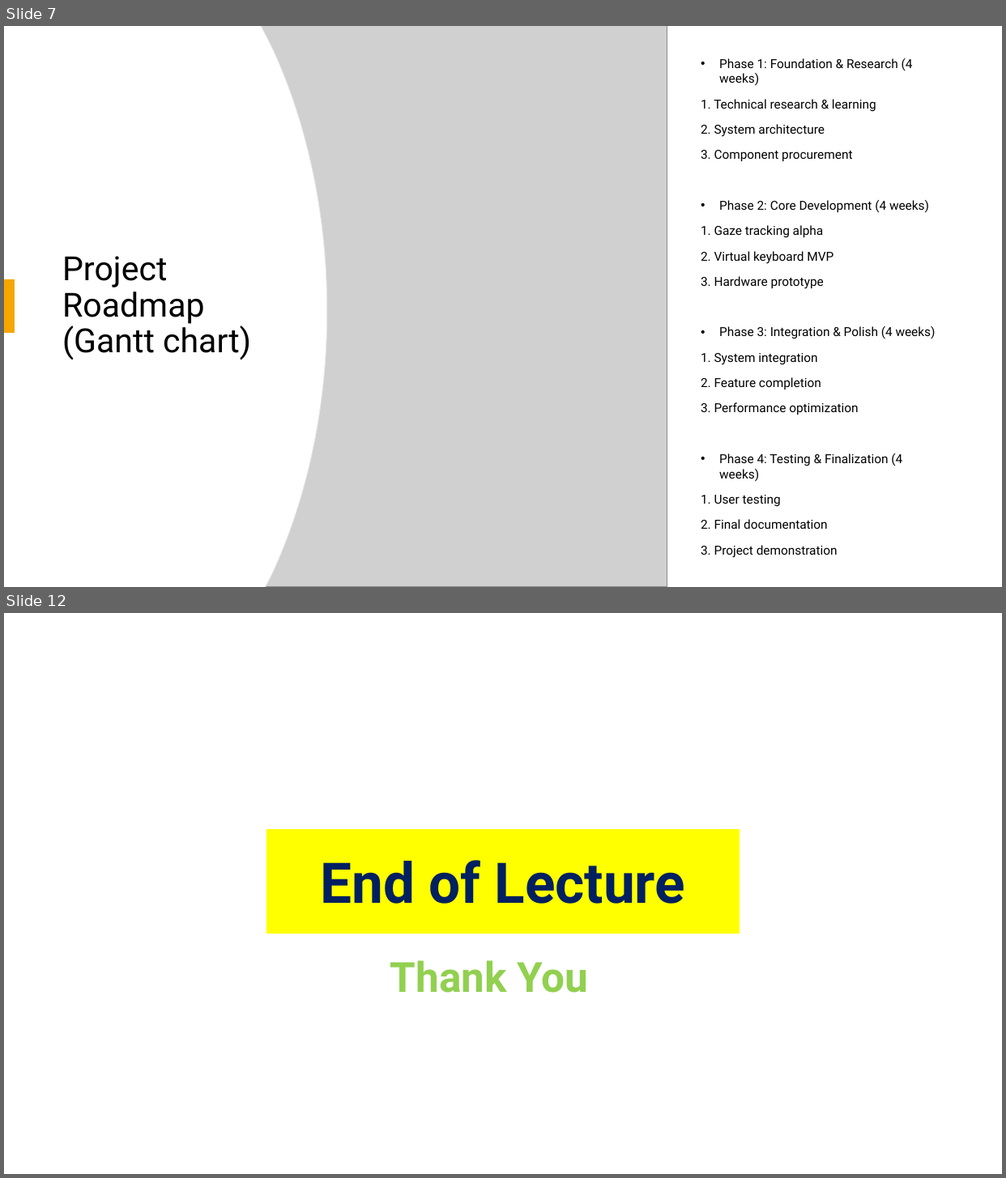
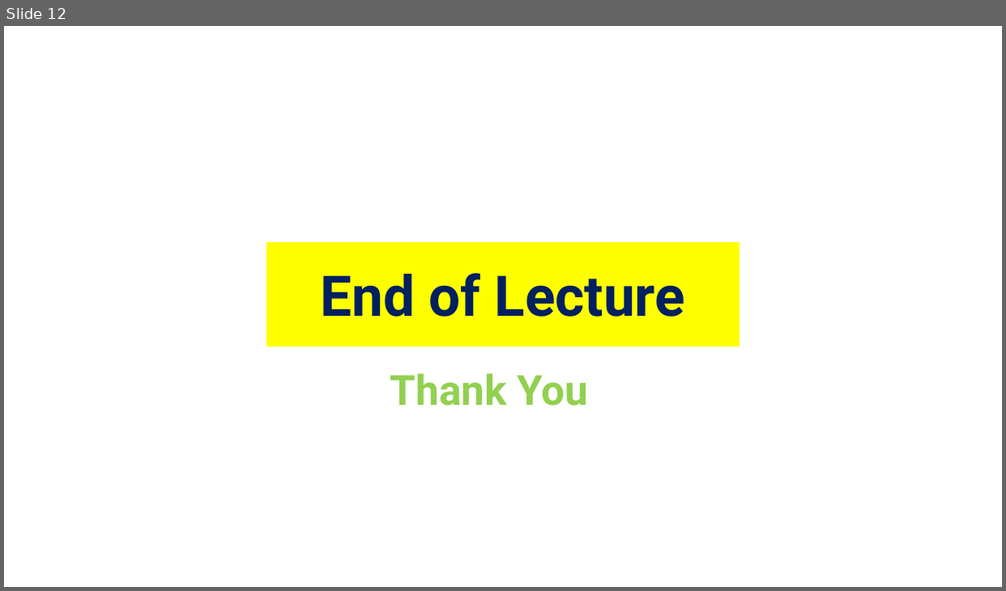
Before and after one commit to BaselMohamed802/EyeTalk, a slide deck: Documentation/Eyetalk Presentation 10-29-2025.pptx. Shown one above the other, each under a label of ours: slides 7 and 12 before the commit, slide 12 after it; the slides between them are not shown. The pictures are 1006x1178 and 1006x591 pixels, drawn with LibreOffice and Linux fonts; fonts in the diff are those of the drawing; grey boxes stand for pictures. Boxes give left, top, right and bottom in pixels: in the first picture for what was removed or moved away, otherwise in the second. Text is boxed around its words. In the diff, an @@ line names an element or a change of style, - is before the commit and + after.

```diff
--- a/Documentation/Eyetalk Presentation 10-29-2025.pptx
+++ b/Documentation/Eyetalk Presentation 10-29-2025.pptx
@@ slide 7 removed at (4, 26, 1002, 587), background #FFFFFF @@
@@ rectangle removed at (4, 26, 1002, 587) @@
@@ freeform shape removed at (4, 26, 327, 587) @@
@@ freeform shape removed at (4, 26, 326, 587) @@
@@ rectangle removed at (49, 26, 964, 191) @@
@@ rectangle removed at (50, 26, 964, 190) @@
@@ picture removed at (262, 26, 667, 587) @@
@@ text removed at (701, 58, 936, 558) @@
-• Phase 1: Foundation & Research (4 weeks)
-1. Technical research & learning
-2. System architecture
-3. Component procurement
-• Phase 2: Core Development (4 weeks)
-1. Gaze tracking alpha
-2. Virtual keyboard MVP
-3. Hardware prototype
-• Phase 3: Integration & Polish (4 weeks)
-1. System integration
-2. Feature completion
-3. Performance optimization
-• Phase 4: Testing & Finalization (4 weeks)
-1. User testing
-2. Final documentation
-3. Project demonstration
@@ title removed at (62, 256, 251, 361) @@
-Project Roadmap (Gantt chart)
@@ rectangle removed at (4, 280, 15, 334) @@
```
Also in this commit, not shown: 6 slides changed, 4 slides added, 3 other slides removed.
